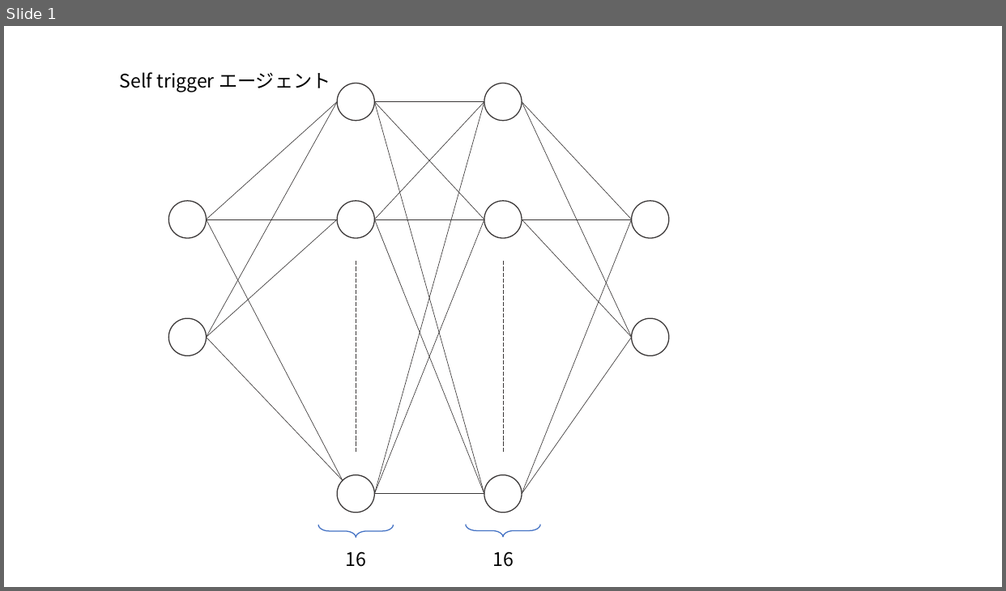
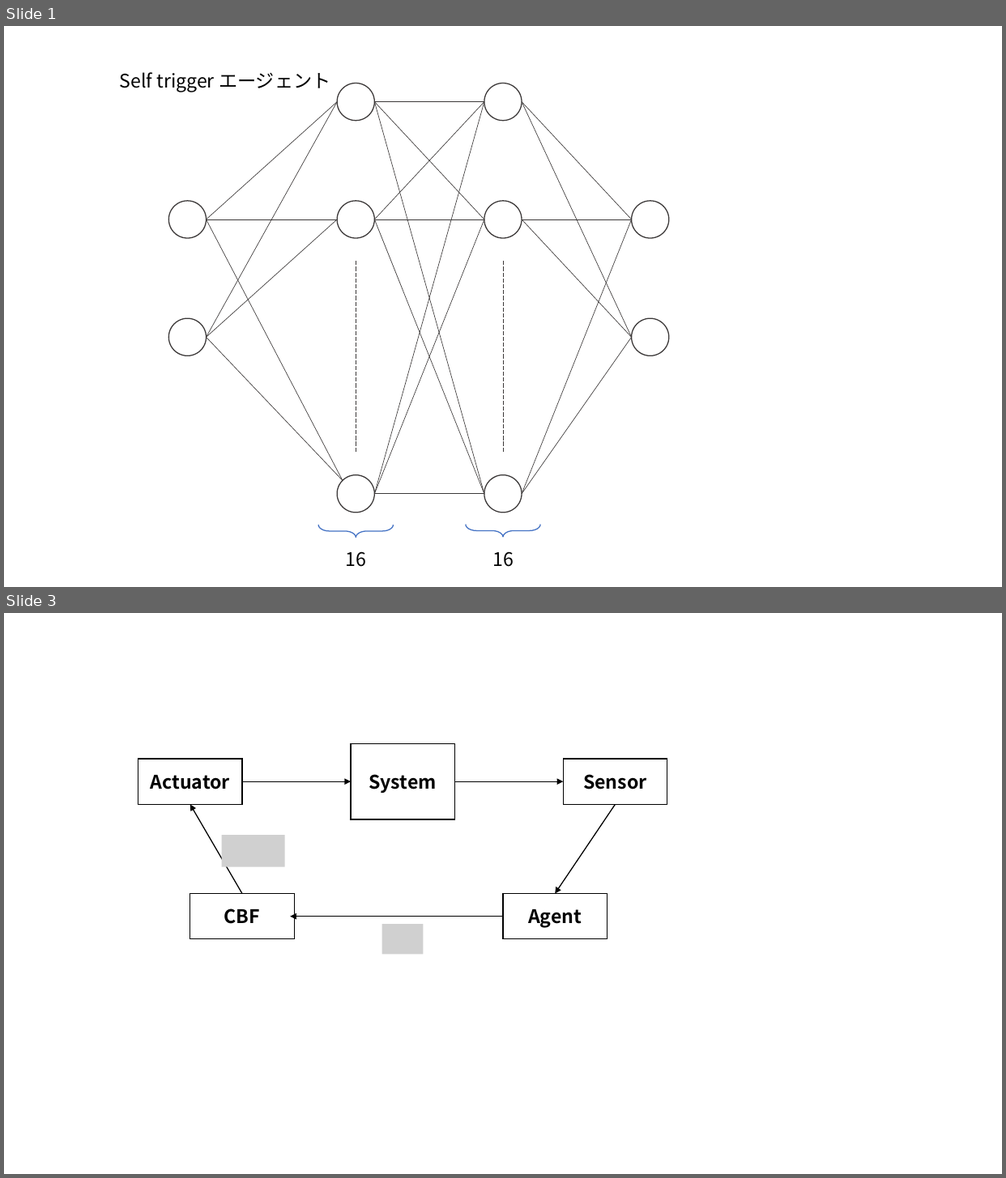
Before and after one commit to ibuki1024/eventDDPG, a slide deck: draft/nn.pptx. Shown one above the other, each under a label of ours: slide 1 before the commit, slides 1 and 3 after it; the slides between them are not shown. The pictures are 1006x591 and 1006x1178 pixels, drawn with LibreOffice and Linux fonts; fonts in the diff are those of the drawing; grey boxes stand for pictures. Boxes give left, top, right and bottom in pixels: in the first picture for what was removed or moved away, otherwise in the second. Text is boxed around its words. In the diff, an @@ line names an element or a change of style, - is before the commit and + after.

```diff
--- a/draft/nn.pptx
+++ b/draft/nn.pptx
@@ slide 3 added at box(4, 613, 1002, 1174), background #FFFFFF @@
@@ rectangle added at box(351, 744, 454, 820), outline #000000 1 pt, 18 pt, text #000000, bold @@
+System
@@ rectangle added at box(138, 759, 242, 805), outline #000000 1 pt, 18 pt, text #000000, bold @@
+Actuator
@@ arrow added from (242, 781) to (351, 781), #000000 1 pt @@
@@ arrow added from (454, 781) to (563, 781), #000000 1 pt @@
@@ rectangle added at box(563, 759, 667, 805), outline #000000 1 pt, 18 pt, text #000000, bold @@
+Sensor
@@ arrow added from (242, 894) to (190, 805), #000000 1 pt @@
@@ arrow added from (616, 805) to (555, 894), #000000 1 pt @@
@@ picture added at box(222, 835, 286, 867) @@
@@ rectangle added at box(190, 894, 295, 939), outline #000000 1 pt, 18 pt, text #000000, bold @@
+CBF
@@ rectangle added at box(503, 894, 607, 939), outline #000000 1 pt, 18 pt, text #000000, bold @@
+Agent
@@ arrow added from (503, 917) to (290, 917), #000000 1 pt @@
@@ picture added at box(382, 924, 424, 954) @@
```
Also in this commit, not shown: 1 slide changed, 13 other files.
